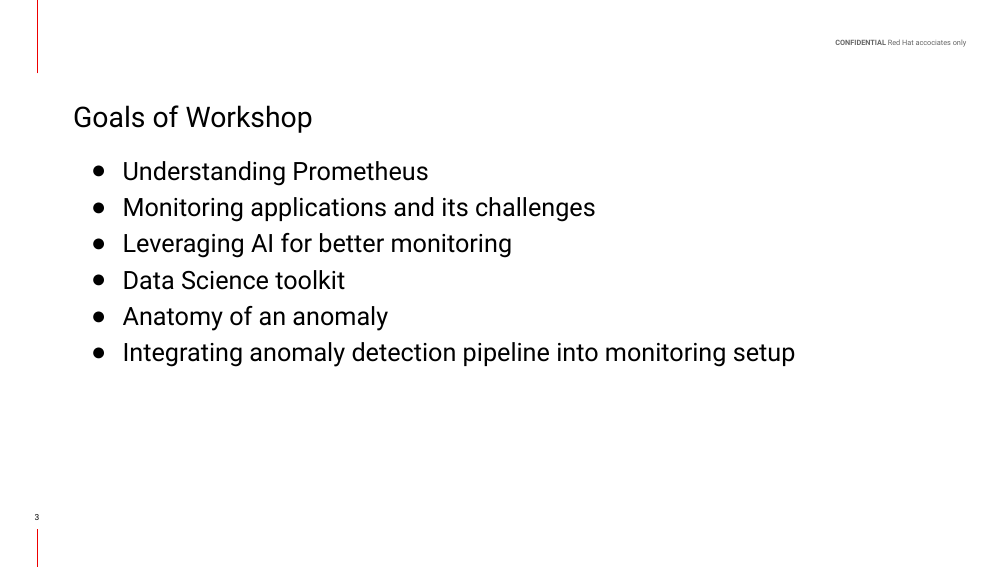
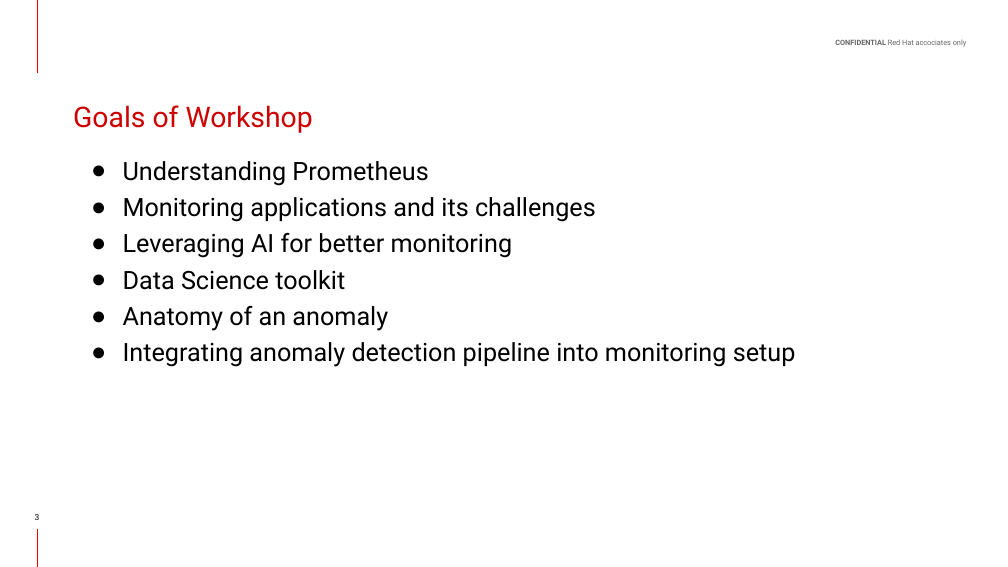
Before and after one commit to hemajv/prometheus-anomaly-detection-workshop, a slide deck: slide 3 of slides/source/I See Metrics_ Anomaly Detection on OpenShift.pptx. Drawn at 1008x567 pixels with LibreOffice and Linux fonts; fonts in the diff are those of the drawing; background and template pictures are left out. Boxes give left, top, right and bottom in pixels: in the first picture for what was removed or moved away, otherwise in the second. Text is boxed around its words. In the diff, an @@ line names an element or a change of style, - is before the commit and + after.

```diff
--- a/slides/source/I See Metrics_ Anomaly Detection on OpenShift.pptx
+++ b/slides/source/I See Metrics_ Anomaly Detection on OpenShift.pptx
@@ title "Goals of Workshop" at <box>73,105,313,133</box>: text colour #000000 to #CC0000 @@
```
Also in this commit, not shown: 5 other slides changed, 7 slides added, 3 slides removed, 1 other file.
